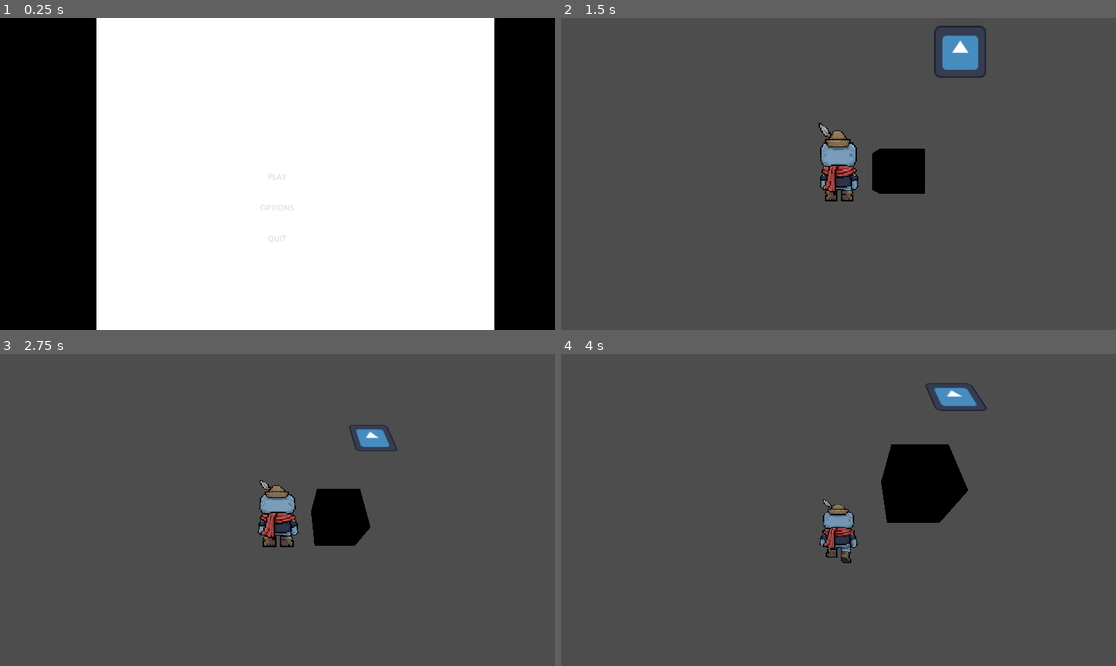
Above: before the commit, frames 1-4 (two rows, left to right).
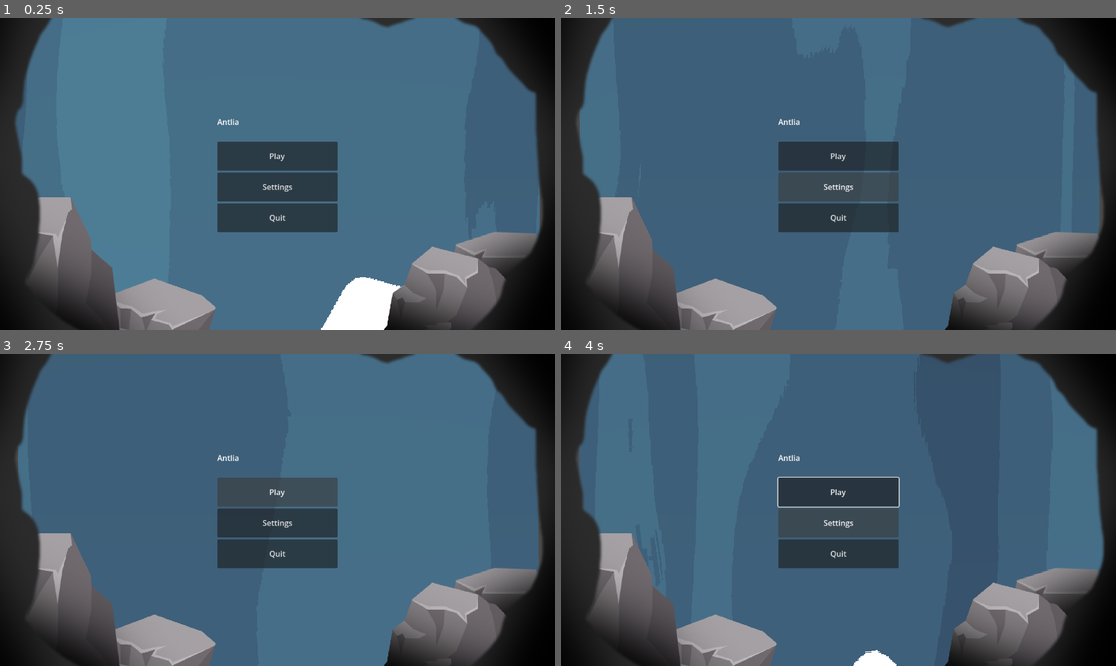
Above: after the commit, the same moments.

Repository: DBorgKiwami/group-project
Game: Godot game, scene res://scenes/menu/menu.tscn
Same seed, same stepped clock (60 frames per second), same inputs: the game is played once before the commit and once after it. Before the commit the project starts from res://scenes/menu/mainmenu.tscn. The engine's default icon, where the game draws it, is replaced by a stand-in: a white triangle on a blue panel in a dark square.
Inputs (mouse positions are in pixels of both pictures, inside the frame that each line leads up to):
- Up to frame 1 (0.25 s): no input
- Up to frame 2 (1.5 s): click (838, 208) at 0.5 s, where only the run before the commit has a clickable "OPTIONS"; click (838, 186) at 1.25 s, where only the run after the commit has a clickable "Settings"
- Up to frame 3 (2.75 s): click (277, 491) at 2 s, where only the run after the commit has a clickable "Play"
- Up to frame 4 (4 s): click (838, 491) at 2.75 s, where only the run after the commit has a clickable "Play"; tap Enter (ui_accept) at 3.5, 3.77 s; move the mouse to (866, 510) at 3.52 s; hold Up (ui_up) from 3.53 s (still down); hold Shift (attack) from 3.53 s (still down)

The runs differ from the first frame. In frame 1, 93% of the frame differs, in the area x 0-100%, y 0-100%; in frame 2, 94%; in frame 3, 94%; in frame 4, 94%.

Commit message:
Replace main menu scene and update shader
Swap out the old MainMenu scene for a new menu (scenes/menu/menu.tscn) and add its controller script (scripts/menu/menu.gd + UID). Update project.godot to point run/main_scene to the new menu. Remove legacy mainmenu.* files. Refactor shaders/waterfall.gdshader: adjust uniform declarations and ranges, move displacement to vertex() for proper geometry displacement, and tweak fragment noise/speed sampling. Menu script wires Play/Settings/Quit handlers and exposes level_scene_path for configuration.

Diff:
--- a/project.godot
+++ b/project.godot
@@ -11,7 +11,7 @@
 [application]
 
 config/name="Group Project"
-run/main_scene="uid://drpfqlwnfvg6h"
+run/main_scene="uid://bmvovc4f3g0qy"
 config/features=PackedStringArray("4.6", "Forward Plus")
 config/icon="res://icon.svg"
 
--- a/scenes/menu/mainmenu.gd
+++ /dev/null
@@ -1,11 +0,0 @@
-extends Control
-
-
-# Called when the node enters the scene tree for the first time.
-func _ready() -> void:
-	pass # Replace with function body.
-
-
-# Called every frame. 'delta' is the elapsed time since the previous frame.
-func _process(delta: float) -> void:
-	pass
--- a/scenes/menu/mainmenu.tscn
+++ /dev/null
@@ -1,125 +0,0 @@
-[gd_scene format=3 uid="uid://drpfqlwnfvg6h"]
-
-[ext_resource type="Script" uid="uid://bn4yqwk08hx4l" path="res://scripts/menu/mainmenu.tscn.gd" id="1_h1rx6"]
-[ext_resource type="PackedScene" uid="uid://dx15ixrrkailj" path="res://scenes/levels/3d/testlevel.tscn" id="2_vvhkv"]
-[ext_resource type="Shader" uid="uid://btg64e5y8qej6" path="res://shaders/waterfall.gdshader" id="3_mx1li"]
-[ext_resource type="Texture2D" uid="uid://chsb2hst2uy1a" path="res://shaders/displacement.png.png" id="4_2ni00"]
-[ext_resource type="Texture2D" uid="uid://len85ecnr2bw" path="res://shaders/cloud_noise.png.png" id="5_dtaik"]
-
-[sub_resource type="ShaderMaterial" id="ShaderMaterial_mx1li"]
-render_priority = 0
-shader = ExtResource("3_mx1li")
-shader_parameter/noise_tex = ExtResource("5_dtaik")
-shader_parameter/displ_tex = ExtResource("4_2ni00")
-shader_parameter/top_light_color = Color(0.44856262, 0.9140623, 0.93359375, 1)
-shader_parameter/top_dark_color = Color(0.08514404, 0.13329506, 0.17578125, 1)
-shader_parameter/bot_light_color = Color(0.7434082, 0.91475487, 0.9375, 1)
-shader_parameter/bot_dark_color = Color(0.13330078, 0.16548538, 0.203125, 1)
-shader_parameter/displ_amount = 0.02
-shader_parameter/bottom_foam_threshold = 0.48
-shader_parameter/speed = 2.0
-
-[sub_resource type="CylinderMesh" id="CylinderMesh_fyydt"]
-
-[sub_resource type="StyleBoxEmpty" id="StyleBoxEmpty_vvhkv"]
-
-[sub_resource type="StyleBoxEmpty" id="StyleBoxEmpty_mx1li"]
-
-[sub_resource type="StyleBoxEmpty" id="StyleBoxEmpty_fyydt"]
-
-[sub_resource type="StyleBoxEmpty" id="StyleBoxEmpty_2ni00"]
-
-[sub_resource type="StyleBoxEmpty" id="StyleBoxEmpty_dtaik"]
-
-[sub_resource type="StyleBoxEmpty" id="StyleBoxEmpty_k2bp4"]
-
-[sub_resource type="StyleBoxEmpty" id="StyleBoxEmpty_ilrvi"]
-
-[sub_resource type="StyleBoxEmpty" id="StyleBoxEmpty_vhw5r"]
-
-[sub_resource type="StyleBoxEmpty" id="StyleBoxEmpty_byq11"]
-
-[sub_resource type="StyleBoxEmpty" id="StyleBoxEmpty_s58ex"]
-
-[sub_resource type="StyleBoxEmpty" id="StyleBoxEmpty_dbriy"]
-
-[sub_resource type="StyleBoxEmpty" id="StyleBoxEmpty_4cmjg"]
-
-[sub_resource type="StyleBoxEmpty" id="StyleBoxEmpty_r4jtn"]
-
-[sub_resource type="StyleBoxEmpty" id="StyleBoxEmpty_7at1d"]
-
-[sub_resource type="StyleBoxEmpty" id="StyleBoxEmpty_1pgn8"]
-
-[node name="MainMenu" type="Control" unique_id=2110297206]
-layout_mode = 3
-anchors_preset = 15
-anchor_right = 1.0
-anchor_bottom = 1.0
-grow_horizontal = 2
-grow_vertical = 2
-script = ExtResource("1_h1rx6")
-game_scene = ExtResource("2_vvhkv")
-metadata/_edit_horizontal_guides_ = [254.0]
-
-[node name="Background" type="ColorRect" parent="." unique_id=1277123511]
-layout_mode = 1
-anchors_preset = 15
-anchor_right = 1.0
-anchor_bottom = 1.0
-grow_horizontal = 2
-grow_vertical = 2
-color = Color(0, 0, 0, 1)
-
-[node name="CenterContainer" type="CenterContainer" parent="." unique_id=1174790224]
-layout_mode = 1
-anchors_preset = 15
-anchor_right = 1.0
-anchor_bottom = 1.0
-grow_horizontal = 2
-grow_vertical = 2
-
-[node name="MeshInstance2D" type="MeshInstance2D" parent="CenterContainer" unique_id=1711126035]
-material = SubResource("ShaderMaterial_mx1li")
-position = Vector2(612.87494, 326.75003)
-scale = Vector2(826.24994, 391.25)
-mesh = SubResource("CylinderMesh_fyydt")
-
-[node name="VBoxContainer" type="VBoxContainer" parent="CenterContainer" unique_id=1786008535]
-layout_mode = 2
-
-[node name="Title" type="Label" parent="CenterContainer/VBoxContainer" unique_id=1463708664]
-layout_mode = 2
-theme_override_font_sizes/font_size = 48
-text = "ANTLIA
-Custos Ordinis"
-
-[node name="PlayButton" type="Button" parent="CenterContainer/VBoxContainer" unique_id=139314137]
-custom_minimum_size = Vector2(250, 60)
-layout_mode = 2
-theme_override_styles/normal = SubResource("StyleBoxEmpty_vvhkv")
-theme_override_styles/pressed = SubResource("StyleBoxEmpty_mx1li")
-theme_override_styles/hover = SubResource("StyleBoxEmpty_fyydt")
-theme_override_styles/disabled = SubResource("StyleBoxEmpty_2ni00")
-theme_override_styles/focus = SubResource("StyleBoxEmpty_dtaik")
-text = "PLAY"
-
-[node name="OptionsButton" type="Button" parent="CenterContainer/VBoxContainer" unique_id=81184499]
-custom_minimum_size = Vector2(250, 60)
-layout_mode = 2
-theme_override_styles/normal = SubResource("StyleBoxEmpty_k2bp4")
-theme_override_styles/pressed = SubResource("StyleBoxEmpty_ilrvi")
-theme_override_styles/hover = SubResource("StyleBoxEmpty_vhw5r")
-theme_override_styles/disabled = SubResource("StyleBoxEmpty_byq11")
-theme_override_styles/focus = SubResource("StyleBoxEmpty_s58ex")
-text = "OPTIONS"
-
-[node name="QuitButton" type="Button" parent="CenterContainer/VBoxContainer" unique_id=1570361735]
-custom_minimum_size = Vector2(250, 60)
-layout_mode = 2
-theme_override_styles/normal = SubResource("StyleBoxEmpty_dbriy")
-theme_override_styles/pressed = SubResource("StyleBoxEmpty_4cmjg")
-theme_override_styles/hover = SubResource("StyleBoxEmpty_r4jtn")
-theme_override_styles/disabled = SubResource("StyleBoxEmpty_7at1d")
-theme_override_styles/focus = SubResource("StyleBoxEmpty_1pgn8")
-text = "QUIT"
--- /dev/null
+++ b/scenes/menu/menu.tscn
@@ -0,0 +1,88 @@
+[gd_scene format=3 uid="uid://bmvovc4f3g0qy"]
+
+[ext_resource type="Shader" uid="uid://btg64e5y8qej6" path="res://shaders/waterfall.gdshader" id="1_klgdb"]
+[ext_resource type="Texture2D" uid="uid://chsb2hst2uy1a" path="res://shaders/displacement.png.png" id="2_e0arn"]
+[ext_resource type="Texture2D" uid="uid://len85ecnr2bw" path="res://shaders/cloud_noise.png.png" id="3_037ec"]
+[ext_resource type="Script" uid="uid://ble7agquabdw6" path="res://scripts/menu/menu.gd" id="4_037ec"]
+[ext_resource type="Texture2D" uid="uid://be4ud7hy5u5sc" path="res://scenes/menu/menu png.png" id="4_y1o0p"]
+
+[sub_resource type="ShaderMaterial" id="ShaderMaterial_mcvr8"]
+render_priority = 0
+shader = ExtResource("1_klgdb")
+shader_parameter/noise_tex = ExtResource("3_037ec")
+shader_parameter/displ_tex = ExtResource("2_e0arn")
+shader_parameter/top_light_color = Color(0.30903625, 0.5005979, 0.61328125, 1)
+shader_parameter/top_dark_color = Color(0.16992188, 0.25432754, 0.33984375, 1)
+shader_parameter/bot_light_color = Color(0.35430908, 0.59410363, 0.671875, 1)
+shader_parameter/bot_dark_color = Color(0.27194214, 0.3965459, 0.51953125, 1)
+shader_parameter/displ_amount = 0.02
+shader_parameter/bottom_foam_threshold = 0.46800002223
+shader_parameter/speed = 0.934000044365
+
+[sub_resource type="CylinderMesh" id="CylinderMesh_e0arn"]
+material = SubResource("ShaderMaterial_mcvr8")
+height = 4.0
+
+[node name="menu" type="Node3D" unique_id=410197657]
+
+[node name="MeshInstance3D" type="MeshInstance3D" parent="." unique_id=124068540]
+transform = Transform3D(1, 0, 0, 0, 1, 0, 0, 0, 1, 0.028481007, 2, 0)
+mesh = SubResource("CylinderMesh_e0arn")
+
+[node name="Camera3D" type="Camera3D" parent="." unique_id=278360079]
+transform = Transform3D(1, 0, 0, 0, 1, 0, 0, 0, 1, 0.027061999, 0.4364903, 0.929253)
+fov = 41.8
+
+[node name="CanvasLayer" type="CanvasLayer" parent="." unique_id=548962052]
+
+[node name="TextureRect" type="TextureRect" parent="CanvasLayer" unique_id=820518508]
+anchors_preset = 15
+anchor_right = 1.0
+anchor_bottom = 1.0
+grow_horizontal = 2
+grow_vertical = 2
+texture = ExtResource("4_y1o0p")
+expand_mode = 2
+
+[node name="UI" type="Control" parent="CanvasLayer" unique_id=1981598361]
+layout_mode = 3
+anchors_preset = 15
+anchor_right = 1.0
+anchor_bottom = 1.0
+grow_horizontal = 2
+grow_vertical = 2
+script = ExtResource("4_037ec")
+
+[node name="VBoxContainer" type="VBoxContainer" parent="CanvasLayer/UI" unique_id=1458969479]
+layout_mode = 1
+anchors_preset = 8
+anchor_left = 0.5
+anchor_top = 0.5
+anchor_right = 0.5
+anchor_bottom = 0.5
+offset_left = -23.0
+offset_top = -42.5
+offset_right = 23.0
+offset_bottom = 42.5
+grow_horizontal = 2
+grow_vertical = 2
+
+[node name="Label" type="Label" parent="CanvasLayer/UI/VBoxContainer" unique_id=703383820]
+layout_mode = 2
+text = "Antlia
+"
+
+[node name="Play" type="Button" parent="CanvasLayer/UI/VBoxContainer" unique_id=1030186906]
+custom_minimum_size = Vector2(250, 60)
+layout_mode = 2
+text = "Play"
+
+[node name="Settings" type="Button" parent="CanvasLayer/UI/VBoxContainer" unique_id=39929430]
+custom_minimum_size = Vector2(250, 60)
+layout_mode = 2
+text = "Settings"
+
+[node name="Quit" type="Button" parent="CanvasLayer/UI/VBoxContainer" unique_id=1101625141]
+custom_minimum_size = Vector2(250, 60)
+layout_mode = 2
+text = "Quit"
--- /dev/null
+++ b/scripts/menu/menu.gd
@@ -0,0 +1,15 @@
+extends Control
+
+# Drag your actual level scene path in here, or set it in the Inspector if you
+# expose it as an @export var instead.
+@export var level_scene_path : String = "res://scenes/levels/testlevel.tscn"
+
+func _on_play_pressed() -> void:
+	Scenecontroler.load_scene(level_scene_path)
+
+func _on_settings_pressed() -> void:
+	# Wire this up once you have a settings scene/menu.
+	pass
+
+func _on_quit_pressed() -> void:
+	get_tree().quit()
--- a/shaders/waterfall.gdshader
+++ b/shaders/waterfall.gdshader
@@ -1,32 +1,28 @@
 shader_type spatial;
 render_mode unshaded;
-
 uniform sampler2D noise_tex;
 uniform sampler2D displ_tex;
+uniform vec4 top_light_color : source_color;
+uniform vec4 top_dark_color : source_color;
+uniform vec4 bot_light_color : source_color;
+uniform vec4 bot_dark_color : source_color;
+uniform float displ_amount : hint_range(0.0, 0.1) = 0.02;
+uniform float bottom_foam_threshold : hint_range(0.0, 1.0) = 0.48;
+uniform float speed : hint_range(0.0, 1.0) = 0.25;
 
-uniform vec4 top_light_color : source_color = vec4(0.6, 0.85, 1.0, 1.0);
-uniform vec4 top_dark_color : source_color = vec4(0.1, 0.4, 0.7, 1.0);
-uniform vec4 bot_light_color : source_color = vec4(0.8, 0.95, 1.0, 1.0);
-uniform vec4 bot_dark_color : source_color = vec4(0.2, 0.5, 0.8, 1.0);
+void vertex() {
+    vec2 displ = texture(displ_tex, UV - vec2(0.0, TIME * speed / 8.0)).xy;
+    displ = ((displ * 2.0) - vec2(1.0, 1.0)) * displ_amount;
+    vec3 displacement = vec3(displ.x, 0.0, displ.y);
+    VERTEX += displacement;
+}
 
-uniform float displ_amount : hint_range(0.0, 0.2) = 0.02;
-uniform float bottom_foam_threshold : hint_range(0.0, 1.0) = 0.48;
-uniform float speed : hint_range(0.0, 5.0) = 0.25;
-
-void fragment()
-{
-	vec2 displ = texture(displ_tex, UV - TIME * speed / 8.0).xy;
-	displ = ((displ * 2.0) - 1.0) * displ_amount;
-
-	float noise = texture(noise_tex, vec2(UV.x, UV.y / 3.0 - TIME * speed / 4.0) + displ).x;
-	noise = floor(noise * 4.0) / 4.0;
-
-	vec4 col = mix(
-		mix(top_dark_color, bot_dark_color, UV.y),
-		mix(top_light_color, bot_light_color, UV.y),
-		noise
-	);
-	col = mix(vec4(1.0, 1.0, 1.0, 1.0), col, step(UV.y + displ.y, bottom_foam_threshold));
-
-	ALBEDO = col.rgb;
+void fragment() {
+    vec2 displ = texture(displ_tex, UV - vec2(0.0, TIME * speed / 8.0)).xy;
+    displ = ((displ * 2.0) - vec2(1.0, 1.0)) * displ_amount;
+    float noise = texture(noise_tex, vec2(UV.x, UV.y / 15.0 - TIME * speed / 4.0) + displ).x;
+    noise = floor(noise * 4.0) / 4.0;
+    vec4 col = mix(mix(top_dark_color, bot_dark_color, UV.y), mix(top_light_color, bot_light_color, UV.y), noise);
+    col = mix(vec4(1.0, 1.0, 1.0, 1.0), col, step(UV.y + displ.y, bottom_foam_threshold));
+    ALBEDO = col.xyz;
 }
Not shown, added: scenes/menu/Menu screen.svg
Not shown, added: scenes/menu/Menu screen.svg.import
Not shown, removed: scenes/menu/mainmenu.gd.uid
Binary file added: scenes/menu/menu png.png
Not shown, added: scenes/menu/menu png.png.import
Not shown, added: scripts/menu/menu.gd.uid
